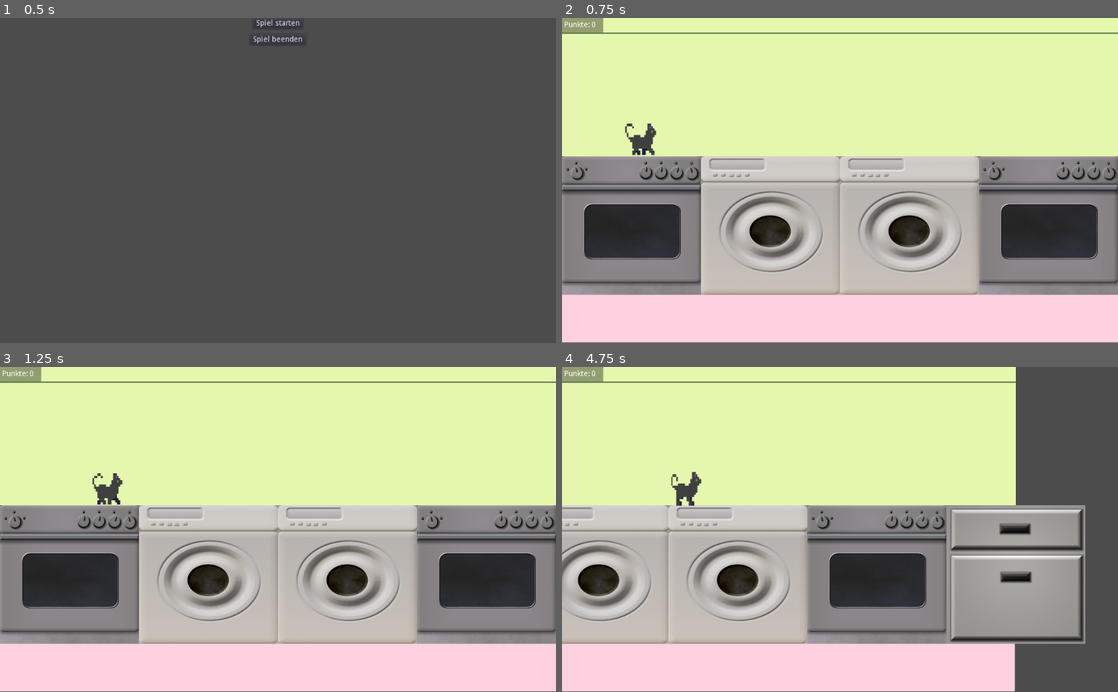
Above: before the commit, frames 1-4 (two rows, left to right).
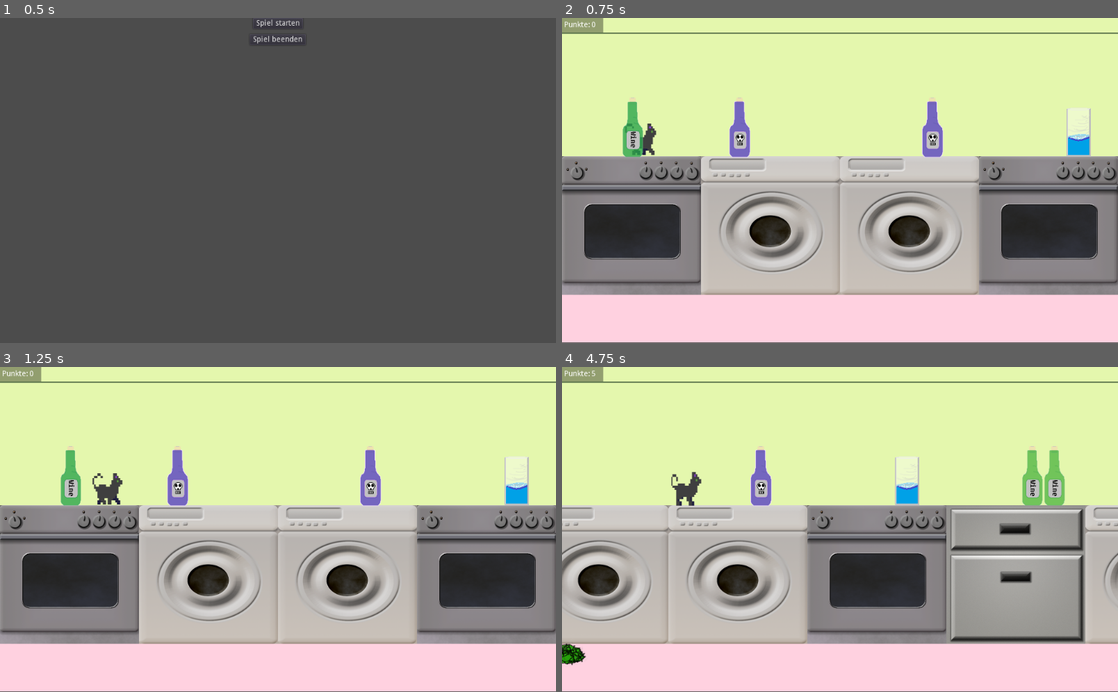
Above: after the commit, the same moments.

Repository: winnerbyhabit/bifigamejam18
Game: Godot game, scene res://Menu.tscn
The game is run twice, just before and just after one commit, with the same random seed, the same clock (stepped at 60 frames per second) and the same inputs.
Inputs:
- Up to frame 1 (0.5 s): no input
- Up to frame 2 (0.75 s): click "Spiel starten" at 0.5 s
- Up to frame 3 (1.25 s): no input
- Up to frame 4 (4.75 s): hold Right (player_right) 1.28-2.03 s; hold Space (player_hit) 1.28-2.03 s; hold Left (player_left) 2.03-2.78 s; tap Space (player_hit) at 2.1, 3.6 s; hold Space (player_hit) 2.78-3.53 s; hold Right (player_right) 2.78-4.28 s; hold Left (player_left) from 4.28 s (still down); hold Space (player_hit) from 4.28 s (still down)

Frame 1 is identical in both runs. In frame 2, 2.2% of the frame differs, in the area x 10-96%, y 24-43%; in frame 3, 2.2%; in frame 4, 14%, in the area x 0-100%, y 0-100%.
Error before the commit: Parse Error: Unexpected token: '==': (res://Level.gd:94)

Commit message:
merge bugfixes

Diff:
--- a/BossLevel.tscn
+++ b/BossLevel.tscn
@@ -9,7 +9,7 @@
 [ext_resource path="res://sounds/344265__inspectorj__glass-smash-bottle-d.wav" type="AudioStream" id=7]
 [ext_resource path="res://enemy.tscn" type="PackedScene" id=8]
 
-[node name="BossLevel" type="Node" index="0"]
+[node name="BossLevel" type="Node"]
 
 script = ExtResource( 1 )
 bottom_height = 550
@@ -99,7 +99,6 @@
 
 stream = ExtResource( 7 )
 volume_db = 0.0
-pitch_scale = 1.0
 autoplay = false
 max_distance = 2000.0
 attenuation = 1.0
--- a/Game.gd
+++ b/Game.gd
@@ -12,6 +12,7 @@
 	pass
 func change_level():
 	current_level += 1
+
 	var level = get_node('Level')
 	remove_child(level)
 	load_level(current_level)
@@ -25,6 +26,7 @@
 		level.connect('change_level',self,'change_level')
 	else:
 		level = preload('res://Level.tscn').instance()
+		level.set_name("Level")
 		add_child(level)
 		level.connect('change_level',self,'change_level')
 #func _process(delta):
--- a/Level.gd
+++ b/Level.gd
@@ -91,7 +91,6 @@
 	var player = $Player
 	remove_child($Player)
 	return player
-=======
 
 func initial_spawn_bottle():
 	print("initial spawn bottles")
--- a/Level.tscn
+++ b/Level.tscn
@@ -9,7 +9,7 @@
 [ext_resource path="res://sounds/background/cat_song.wav" type="AudioStream" id=7]
 [ext_resource path="res://sounds/344265__inspectorj__glass-smash-bottle-d.wav" type="AudioStream" id=8]
 
-[node name="Level" type="Node" index="0"]
+[node name="Level" type="Node"]
 
 script = ExtResource( 1 )
 bottom_height = 500
@@ -93,7 +93,6 @@
 
 stream = ExtResource( 7 )
 volume_db = 1.0
-pitch_scale = 1.0
 autoplay = true
 mix_target = 0
 bus = "Master"
@@ -102,7 +101,6 @@
 
 stream = ExtResource( 8 )
 volume_db = 0.0
-pitch_scale = 1.0
 autoplay = false
 mix_target = 0
 bus = "Master"
